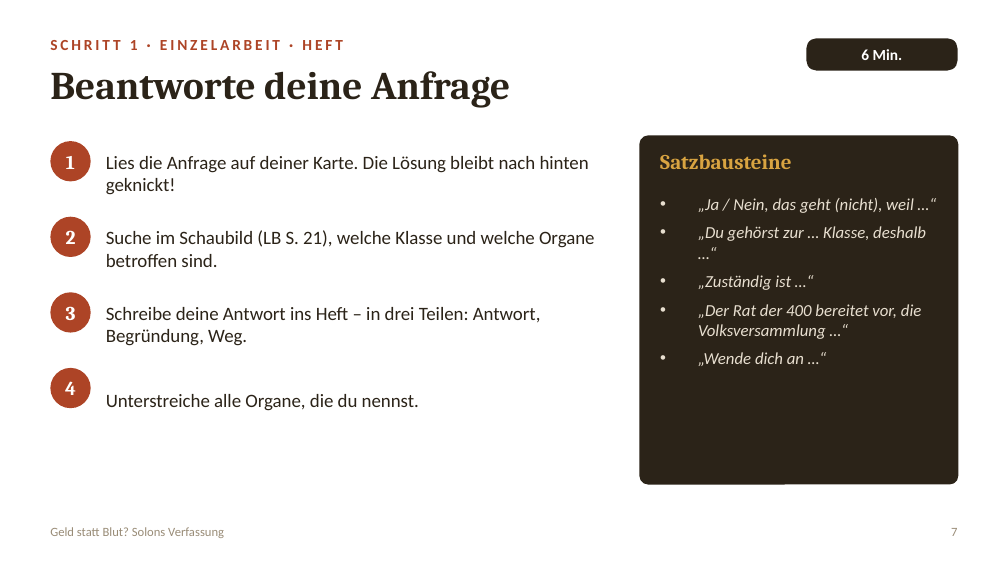
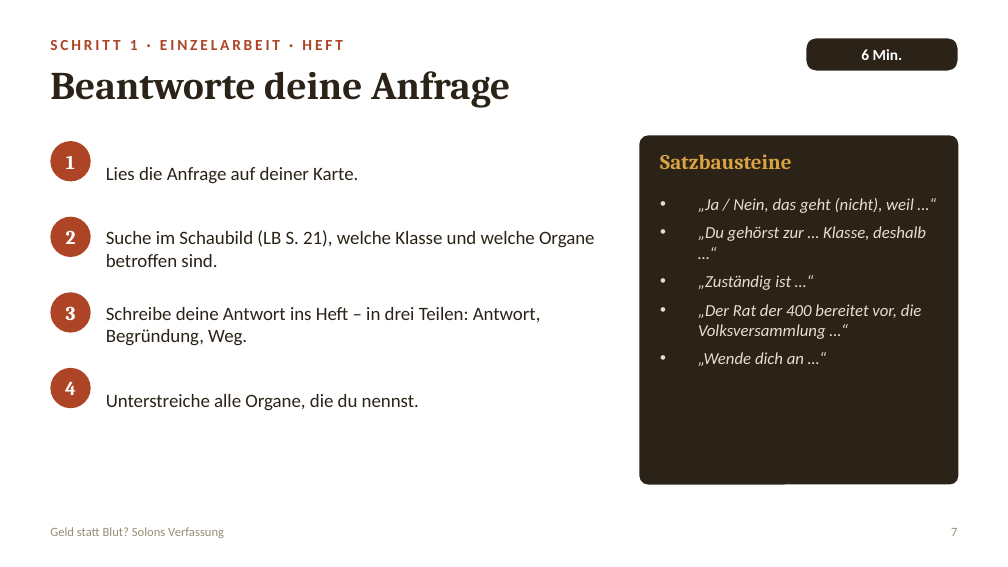
Before and after one commit to golzkonstantin-gif/Schule, a slide deck: slide 7 of Geschichte_11/Stunde_Solon_Gruppenpuzzle/Folien_Geld_statt_Blut.pptx. Drawn at 1008x567 pixels with LibreOffice and Linux fonts; fonts in the diff are those of the drawing. Boxes give left, top, right and bottom in pixels: in the first picture for what was removed or moved away, otherwise in the second. Text is boxed around its words. In the diff, an @@ line names an element or a change of style, - is before the commit and + after.

```diff
--- a/Geschichte_11/Stunde_Solon_Gruppenpuzzle/Folien_Geld_statt_Blut.pptx
+++ b/Geschichte_11/Stunde_Solon_Gruppenpuzzle/Folien_Geld_statt_Blut.pptx
@@ text at [106, 167, 358, 184]: text changed @@
-Lies die Anfrage auf deiner Karte. Die Lösung bleibt nach hinten geknickt!
+Lies die Anfrage auf deiner Karte.
```
Also in this commit, not shown: 9 other slides changed, 2 slides added, 5 other files.
